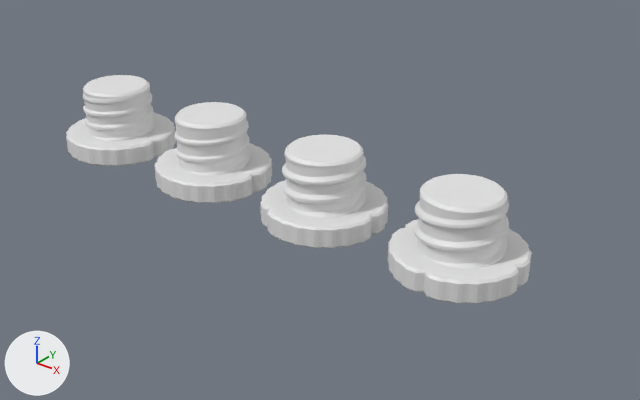
What one commit did to the Blender file cad/sheet_screw.blend.
Rendered twice from a 50 mm lens placed at (125.6, -137.3, 84.5), pointed at (11.8, 5.0, -3.8). The lights are fixed; the arrows at lower left show +X, +Y and +Z. The picture after the commit comes second.

Objects in the first picture: 'Asm Screw 1', 'Asm Screw 2', 'Asm Screw 3', 'Asm Screw 4'.
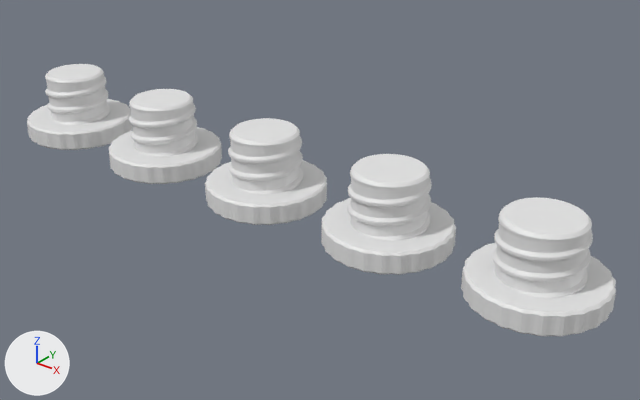
Edits to the bpy script that builds the scene:
```text
Change me_sheet_screw_1_g2_3_d17_6:
    used by ob_asm_screw_1; location = (-51.0, 0.0, 0.0)
    remove me_sheet_screw_1_g2_3_d17_6.from_pydata(...)  # 18602 vertices, 18720 faces; spans x -14.0..13.7, y -14.0..14.0, z -5.0..12.0
    add me_sheet_screw_1_g2_3_d17_6.from_pydata(...)  # 18780 vertices, 18753 faces; spans x -14.0..14.0, y -14.0..14.0, z -5.0..12.0
    me_sheet_screw_1_g2_3_d17_6 part 1: 18133 vertices removed from x -8.8..13.1, y -8.8..8.8, z -5.0..12.0; 18311 vertices added at x -8.1..14.0, y -8.1..8.1, z -5.0..12.0
Change me_sheet_screw_3_g2_3_d18_2:
    used by ob_asm_screw_3; location = (17.0, 0.0, 0.0)
    remove me_sheet_screw_3_g2_3_d18_2.from_pydata(...)  # 18602 vertices, 18720 faces; spans x -14.0..13.7, y -14.0..14.0, z -5.0..12.0
    add me_sheet_screw_3_g2_3_d18_2.from_pydata(...)  # 18828 vertices, 18834 faces; spans x -14.0..14.0, y -14.0..14.0, z -5.0..12.0
    me_sheet_screw_3_g2_3_d18_2 part 2: 18156 vertices removed from x -9.1..13.1, y -11.7..11.7, z -5.0..12.0; 18382 vertices added at x -8.2..14.0, y -12.4..12.4, z -5.0..12.0
Add me_sheet_screw_5_d17_001:
    me_sheet_screw_5_d17_001.from_pydata(...)  # 19096 vertices, 18913 faces; spans x -14.0..14.0, y -14.0..14.0, z -5.0..12.0
Change ob_asm_screw_1:
    ob_asm_screw_1.location: (-51.0, 0.0, 0.0) -> (-68.0, 0.0, 0.0)
Change ob_asm_screw_2:
    ob_asm_screw_2.location: (-17.0, 0.0, 0.0) -> (-34.0, 0.0, 0.0)
Change ob_asm_screw_3:
    ob_asm_screw_3.location: (17.0, 0.0, 0.0) -> (0.0, 0.0, 0.0)
Change ob_asm_screw_4:
    ob_asm_screw_4.location: (51.0, 0.0, 0.0) -> (34.0, 0.0, 0.0)
Add ob_asm_screw_5:
    ob_asm_screw_5 = bpy.data.objects.new('Asm Screw 5', me_sheet_screw_5_d17_001)
    ob_asm_screw_5.location = (68.0, 0.0, 0.0)
```

Pixel boxes (x1, y1, x2, y2) of what changed, in the pictures (640 x 400 px; the box of a moved part takes in the faces that stretch with it):
'Asm Screw 4', moved
    before: (388, 174, 532, 304)
    after: (321, 154, 456, 275)
'Asm Screw 3', reshaped, moved
    before: (260, 135, 388, 248)
    after: (205, 118, 327, 225)
'Asm Screw 5', added
    after: (461, 197, 616, 337)
'Asm Screw 2', reshaped, moved (7% shorter)
    before: (155, 102, 272, 204)
    after: (109, 89, 222, 184)
'Asm Screw 1', reshaped, moved
    before: (66, 75, 176, 166)
    after: (27, 64, 132, 150)
part 1 of me_sheet_screw_1_g2_3_d17_6, moved or reshaped
    before: (68, 75, 173, 158)
    after: (28, 64, 130, 144)
part 2 of me_sheet_screw_3_g2_3_d18_2, moved or reshaped
    before: (263, 135, 386, 235)
    after: (109, 89, 219, 177)
